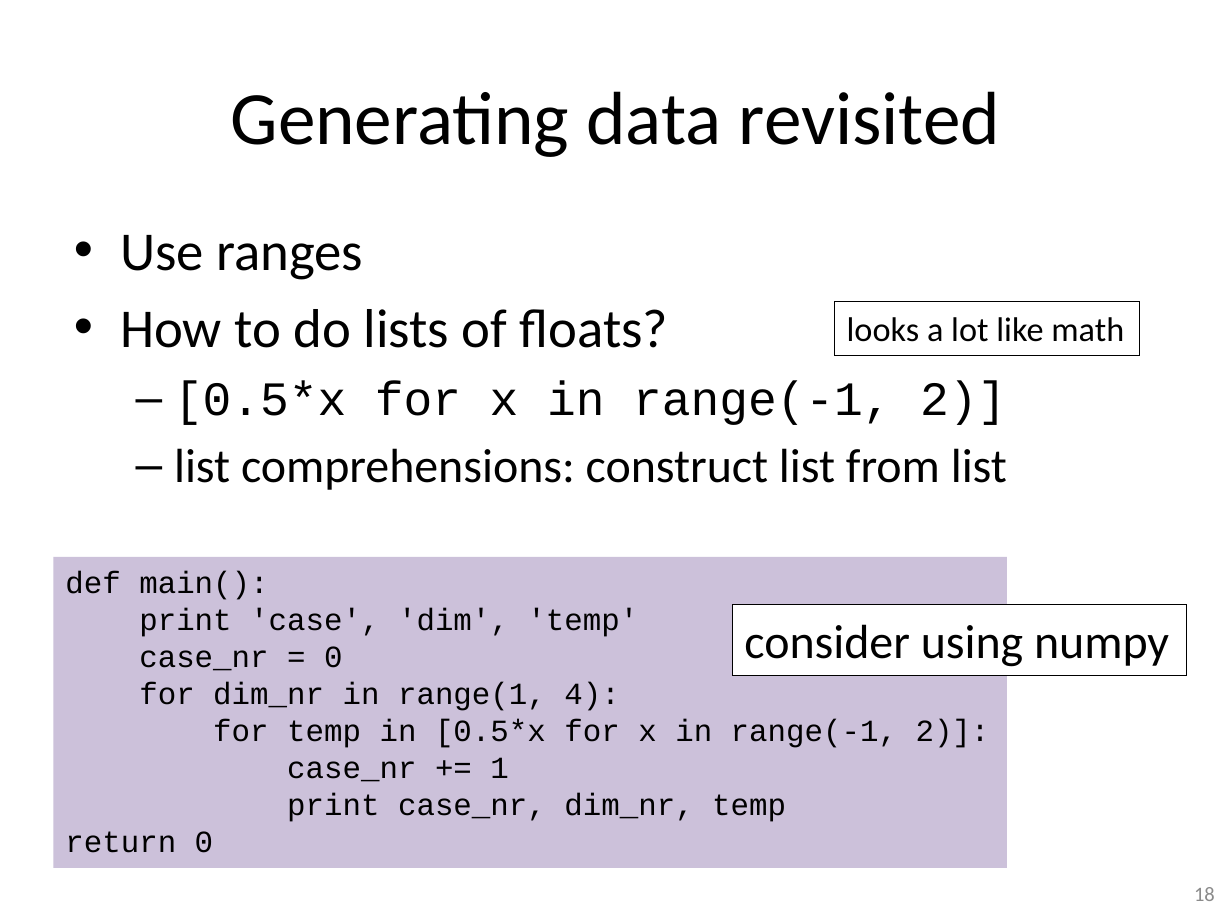
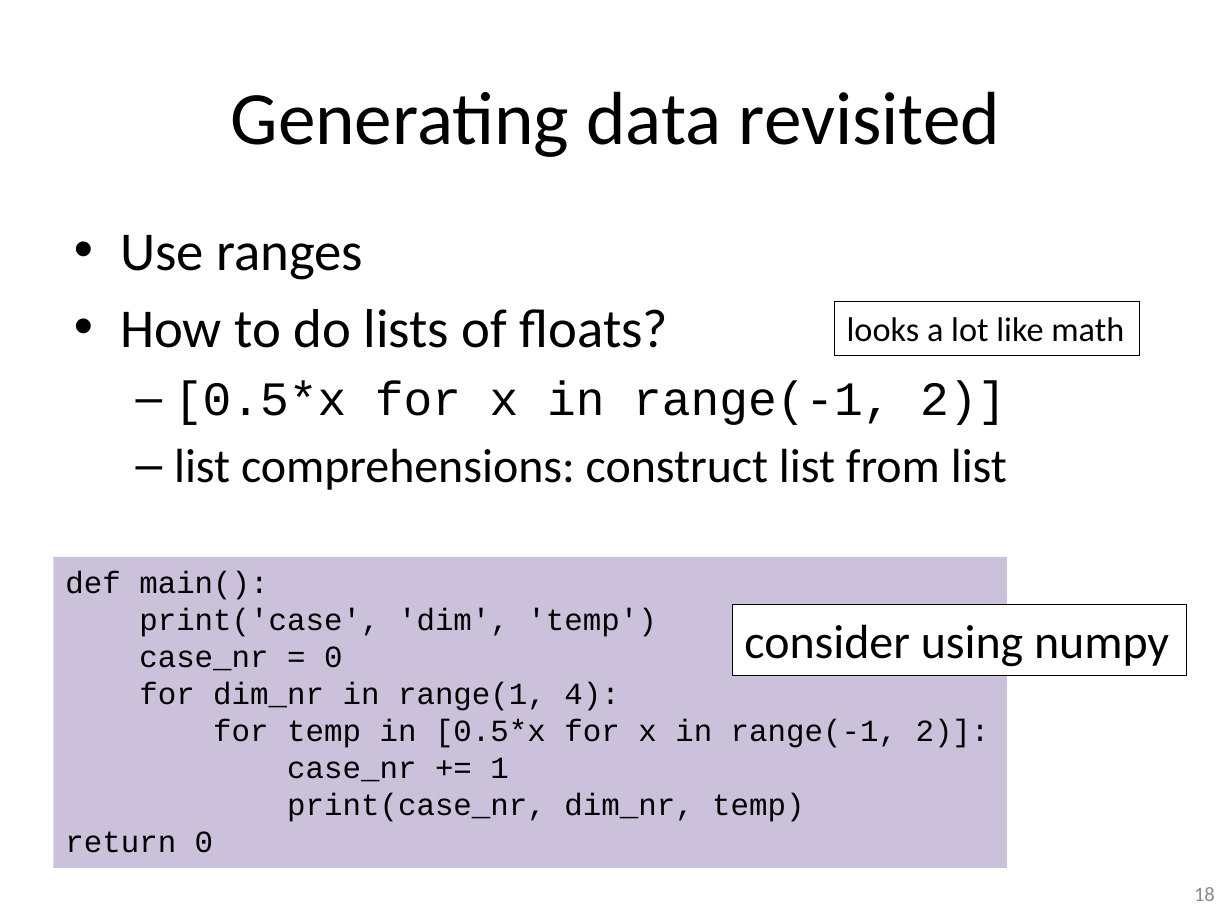
Before and after one commit to gjbex/training-material, a slide deck: slide 18 of Python/python-intro.pptx. Drawn at 1232x924 pixels with LibreOffice and Linux fonts; fonts in the diff are those of the drawing. Boxes give left, top, right and bottom in pixels: in the first picture for what was removed or moved away, otherwise in the second. Text is boxed around its words. In the diff, an @@ line names an element or a change of style, - is before the commit and + after.

```diff
--- a/Python/python-intro.pptx
+++ b/Python/python-intro.pptx
@@ text in rectangle at (x1=139, y1=608, x2=656, y2=637): text changed @@
-print 'case', 'dim', 'temp'
+print('case', 'dim', 'temp')
@@ text in rectangle at (x1=287, y1=793, x2=804, y2=822): text changed @@
-print case_nr, dim_nr, temp
+print(case_nr, dim_nr, temp)
```
Also in this commit, not shown: 31 other slides changed, 3 slides added, 1 slide removed.
